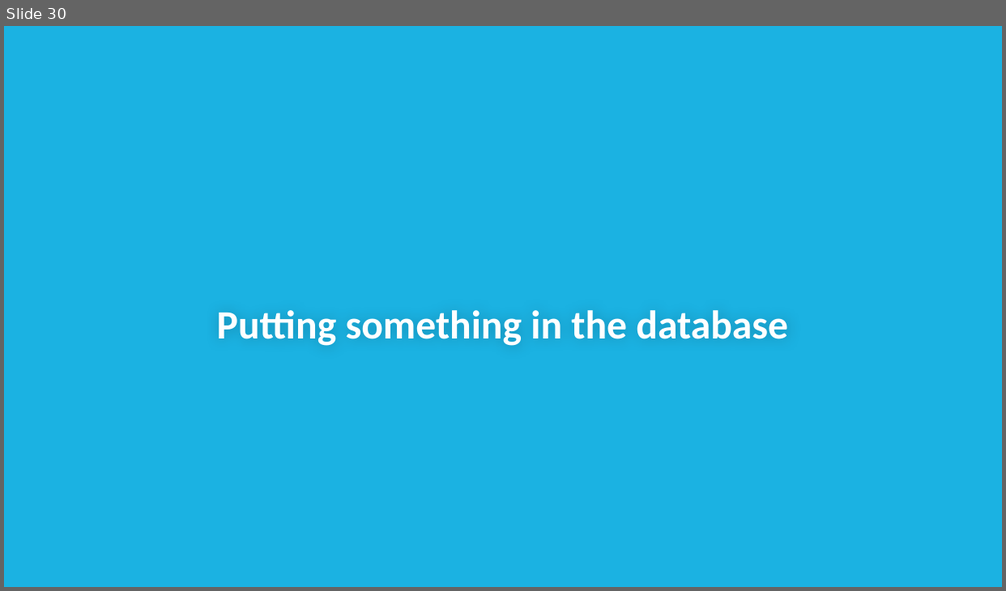
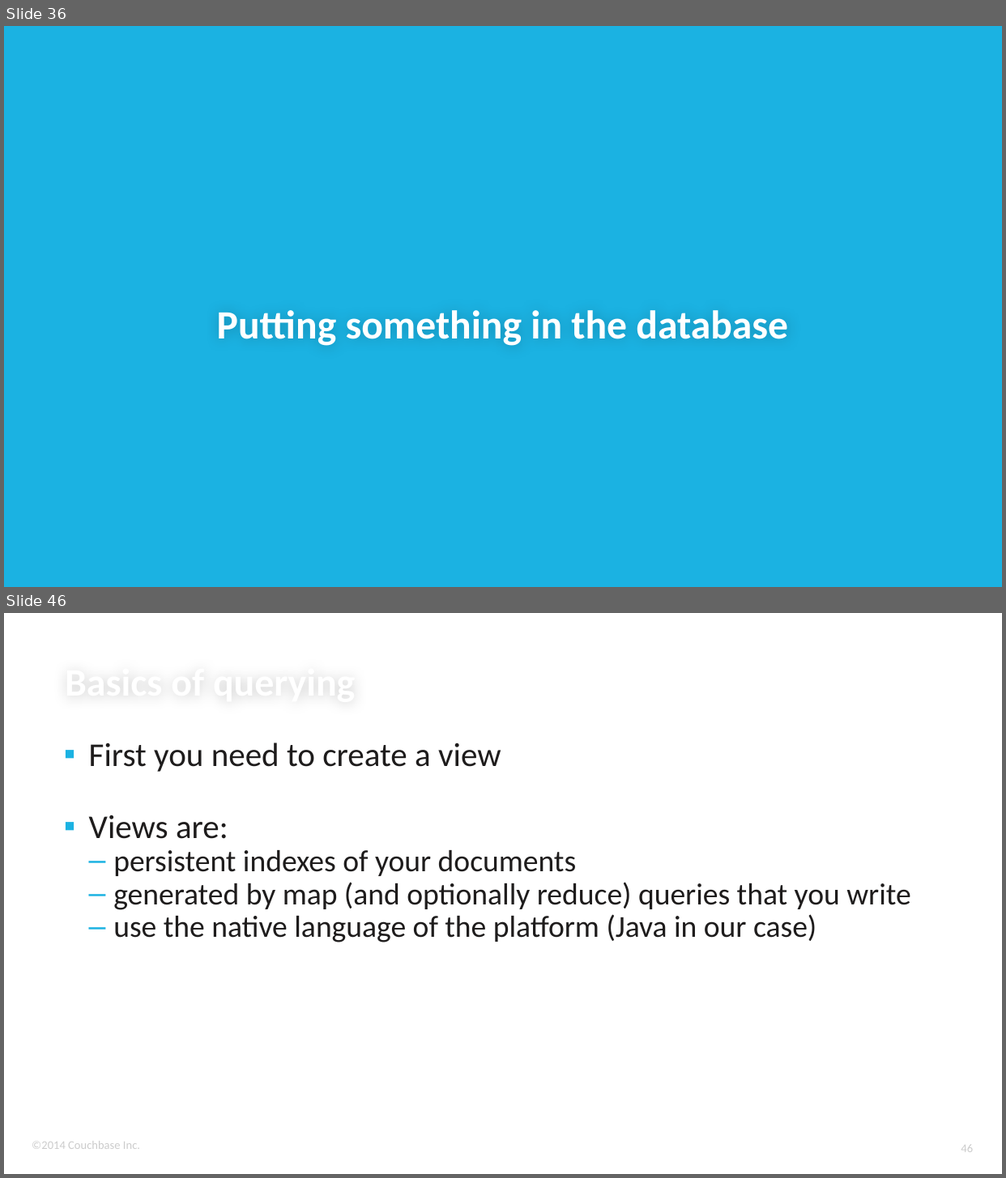
Before and after one commit to subalakr/workshop, a slide deck: mobile/presentations/first-app.pptx. Shown one above the other, each under a label of ours: slide 30 before the commit, slides 36 and 46 after it; the slides between them are not shown. The pictures are 1006x591 and 1006x1178 pixels, drawn with LibreOffice and Linux fonts; fonts in the diff are those of the drawing; background and template pictures are left out. Boxes give left, top, right and bottom in pixels: in the first picture for what was removed or moved away, otherwise in the second. Text is boxed around its words. In the diff, an @@ line names an element or a change of style, - is before the commit and + after.

```diff
--- a/mobile/presentations/first-app.pptx
+++ b/mobile/presentations/first-app.pptx
@@ slide 46 added at <box>4,613,1002,1174</box>, background #FFFFFF @@
@@ title added at <box>55,615,928,709</box>, 28 pt, text #FFFFFF, bold @@
+Basics of querying
@@ text added at <box>89,743,910,943</box>, 22 pt, text #1E1C1C @@
+▪ First you need to create a view
+▪ Views are:
+  – persistent indexes of your documents
+  – generated by map (and optionally reduce) queries that you write
+  – use the native language of the platform (Java in our case)
@@ text added at <box>32,1141,140,1149</box>, 8.5 pt, text #CCCCCC @@
+©2014 Couchbase Inc.
@@ page number added at <box>961,1144,973,1152</box>, 8.5 pt, text #CCCCCC @@
+46
@@ what was slide 30 is now slide 36 @@
```
Also in this commit, not shown: 17 slides changed, 38 other slides added, 4 slides removed.
